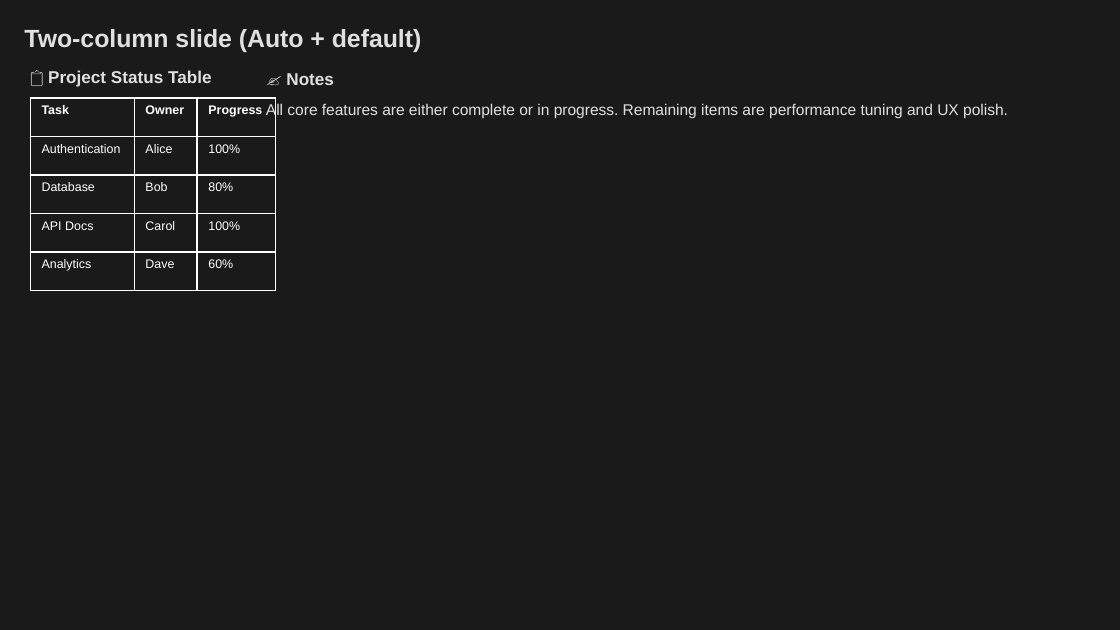
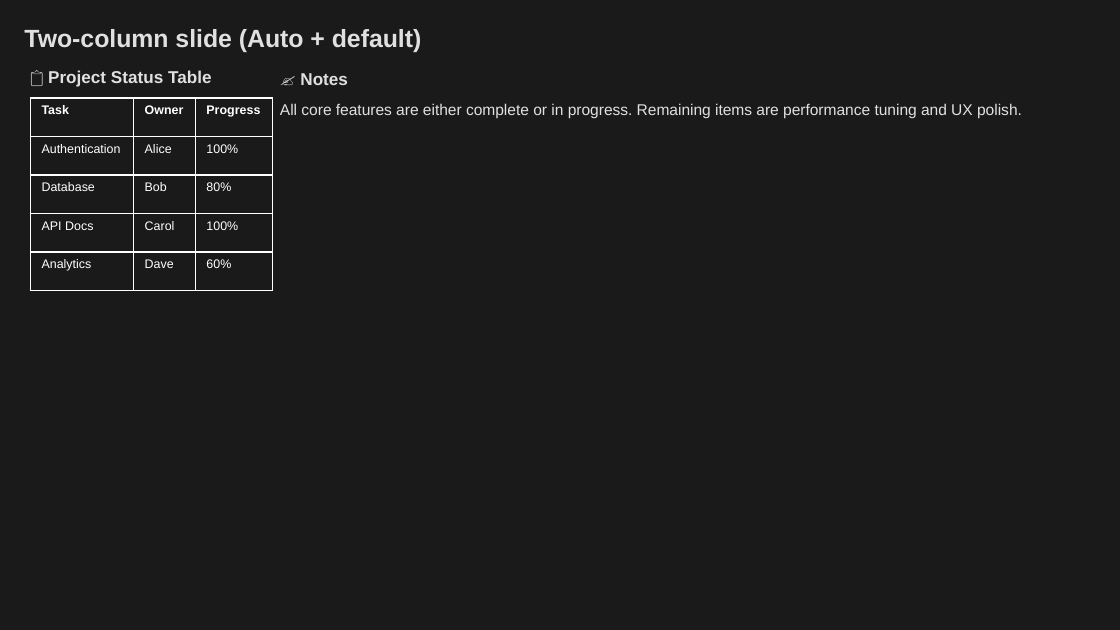
Before and after one commit to louisazhou/slidegenerator, a slide deck: slide 24 of output/comprehensive_demo_dark.pptx. Drawn at 1120x630 pixels with LibreOffice and Linux fonts; fonts in the diff are those of the drawing. Boxes give left, top, right and bottom in pixels: in the first picture for what was removed or moved away, otherwise in the second. Text is boxed around its words. In the diff, an @@ line names an element or a change of style, - is before the commit and + after.

```diff
--- a/output/comprehensive_demo_dark.pptx
+++ b/output/comprehensive_demo_dark.pptx
@@ text "✍️ Notes": place and size @@
-text "✍️ Notes" at [286, 73, 334, 85]
+text "✍️ Notes" at [300, 73, 348, 85]
@@ table: place and size @@
-table at [30, 99, 276, 291]
+table at [30, 99, 272, 291]
@@ text "All core features are either ...": place and size @@
-text "All core features are either ..." at [266, 103, 1008, 119]
+text "All core features are either ..." at [280, 103, 1022, 119]
```
Also in this commit, not shown: 13 other slides changed, 39 other files.
